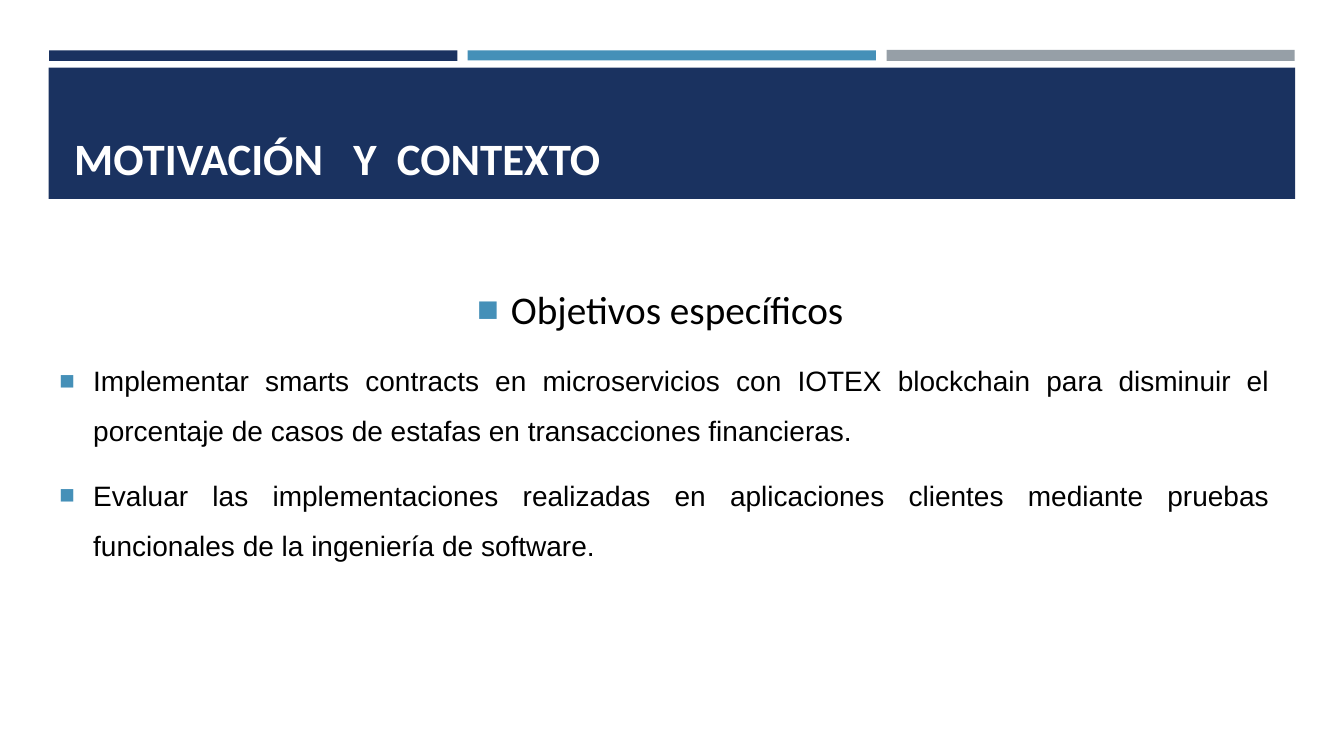
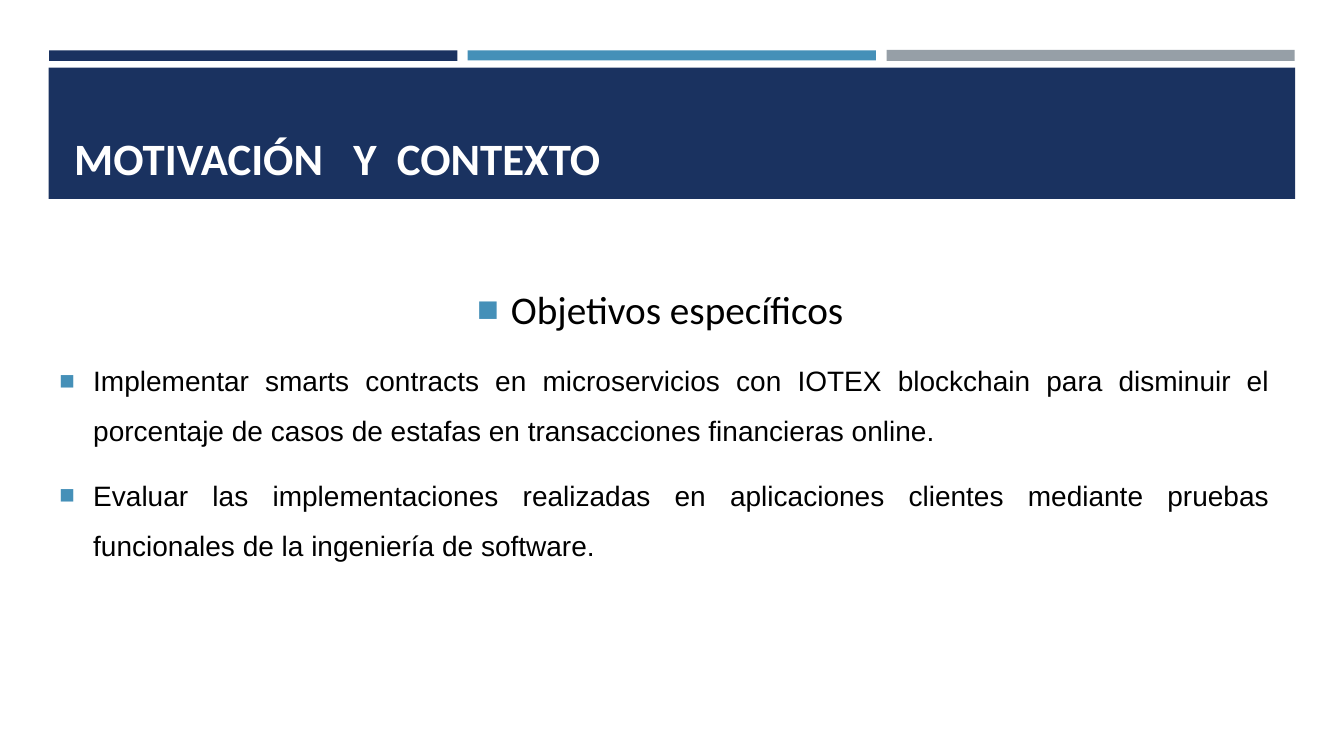
Before and after one commit to jfnando3030/Maestria-de-Sofware, a slide deck: slide 6 of Tesis/Diapositivas tesis.pptx. Drawn at 1344x756 pixels with LibreOffice and Linux fonts; fonts in the diff are those of the drawing. Boxes give left, top, right and bottom in pixels: in the first picture for what was removed or moved away, otherwise in the second. Text is boxed around its words. In the diff, an @@ line names an element or a change of style, - is before the commit and + after.

```diff
--- a/Tesis/Diapositivas tesis.pptx
+++ b/Tesis/Diapositivas tesis.pptx
@@ text at (93,370,1269,446): text changed @@
-■ Implementar smarts contracts en microservicios con IOTEX blockchain para disminuir el porcentaje de casos de estafas en transacciones financieras.
+■ Implementar smarts contracts en microservicios con IOTEX blockchain para disminuir el porcentaje de casos de estafas en transacciones financieras online.
```
Also in this commit, not shown: 5 other slides changed, 7 slides added, 2 other files.
